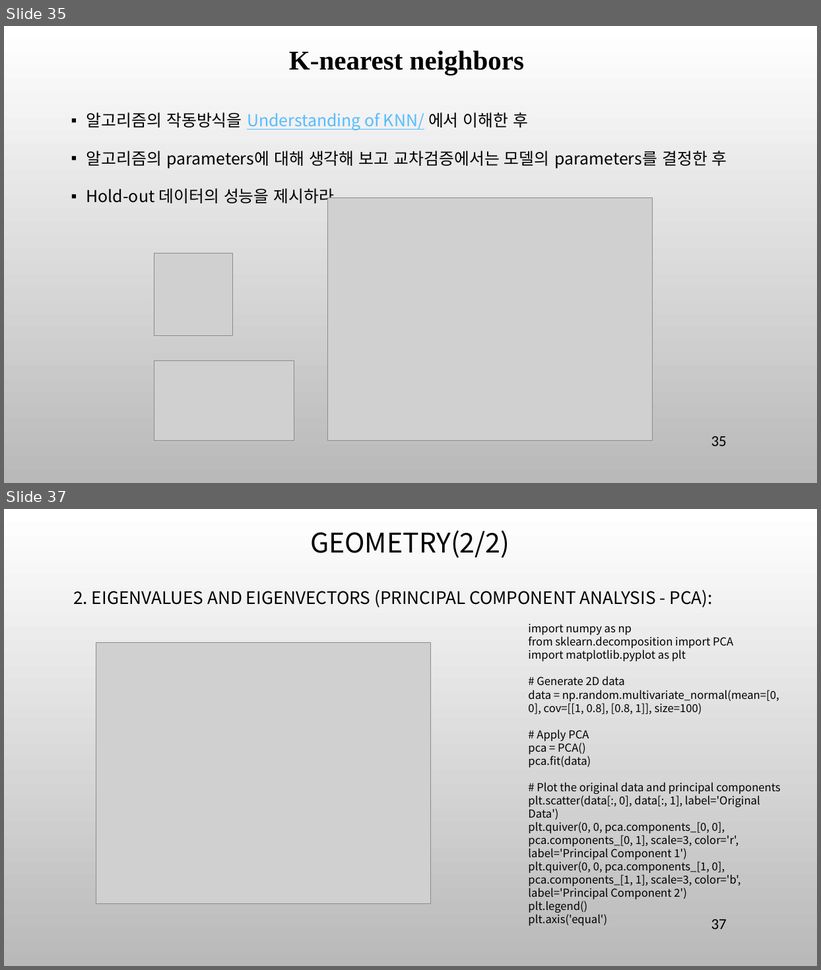
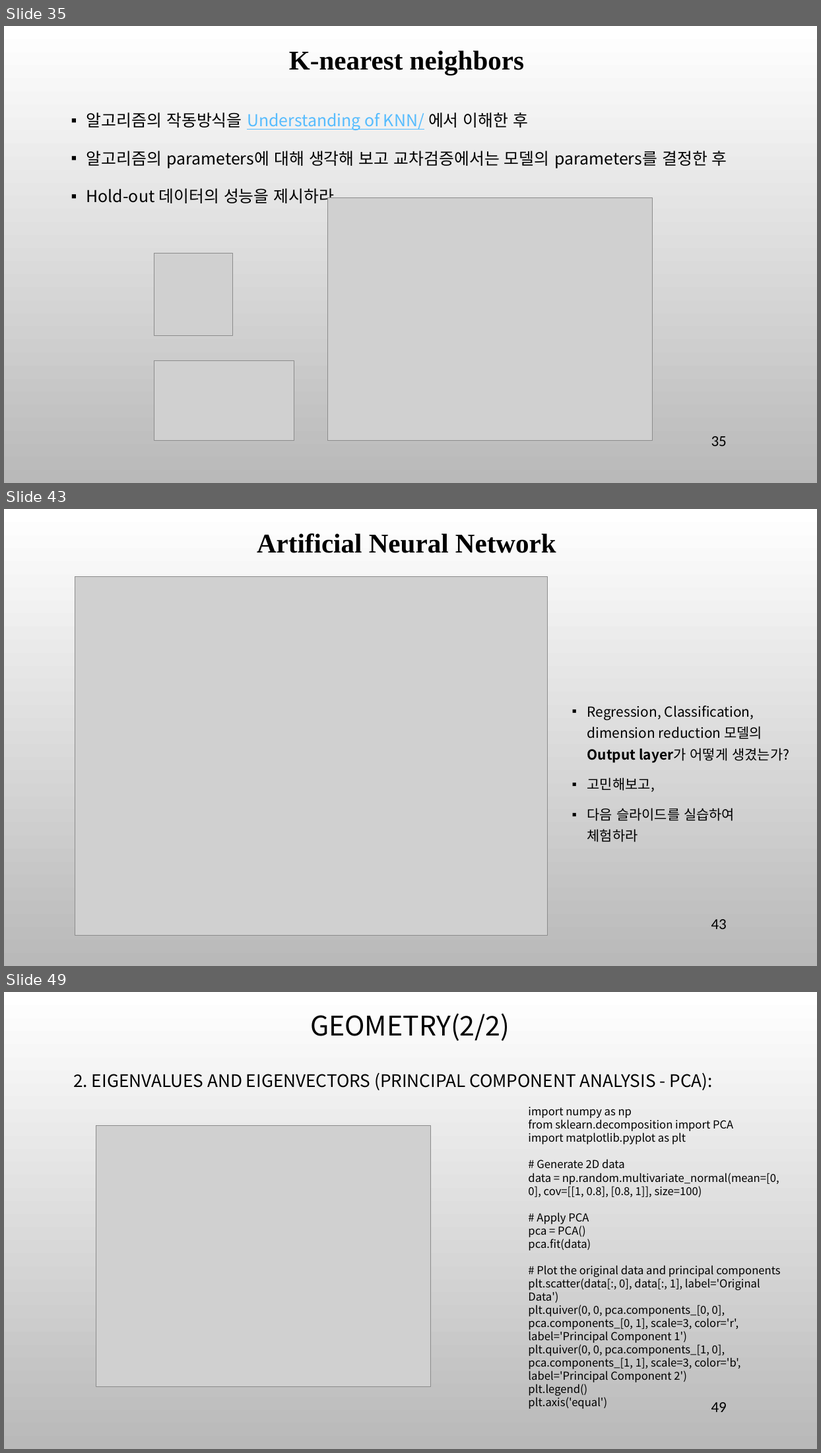
Before and after one commit to ancestor9/mathematics-for-machine-learning, a slide deck: 7_Applications of mathematics.pptx. Shown one above the other, each under a label of ours: slides 35 and 37 before the commit, slides 35, 43 and 49 after it; the slides between them are not shown. The pictures are 821x970 and 821x1453 pixels, drawn with LibreOffice and Linux fonts; fonts in the diff are those of the drawing; grey boxes stand for pictures; background and template pictures are left out. Boxes give left, top, right and bottom in pixels: in the first picture for what was removed or moved away, otherwise in the second. Text is boxed around its words. In the diff, an @@ line names an element or a change of style, - is before the commit and + after.

```diff
--- a/7_Applications of mathematics.pptx
+++ b/7_Applications of mathematics.pptx
@@ slide 43 added at [4, 509, 817, 966], background picture (left out) @@
@@ text added at [257, 533, 556, 553], 32 pt, text #000000, bold @@
+Artificial Neural Network
@@ picture added at [75, 577, 547, 937] @@
@@ text added at [587, 706, 789, 842], 16.3 pt, text #000000 @@
+▪ Regression, Classification, dimension reduction 모델의 Output layer가 어떻게 생겼는가?
+▪ 고민해보고,
+▪ 다음 슬라이드를 실습하여 체험하라
@@ page number added at [712, 920, 727, 929], 18 pt, text #000000 @@
+43
@@ what was slide 37 is now slide 49 @@
@@ page number at [712, 1403, 727, 1412]: text changed @@
-37
+49
```
Also in this commit, not shown: 2 slides changed, 11 other slides added.
